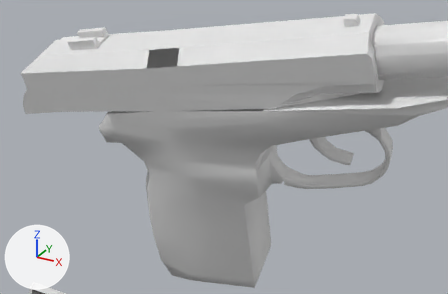
The OBJ model Vertex_Animation_Compiler/Assets/Makarov_Pistol_Reload158.obj: old version first, new version second.
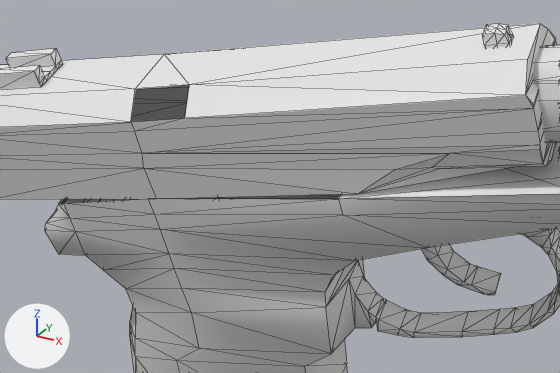
Each version appears first from a camera (50 mm lens) standing at (0.4638, -0.3068, 0.0099) and looking at (0.3663, -0.1295, -0.0787), and next in a close-up on the part from 16% to 86% of the width and 0% to 71% of the height. The lights are fixed; the arrows at lower left show +X, +Y and +Z. The close-ups show mesh edges as thin lines. Where no turn or scale is listed for an object, it has been applied to the vertices.

The first close-up shows 'Rest_of_the_gun_Sphere', 'Top_Slider_Sphere.001'.
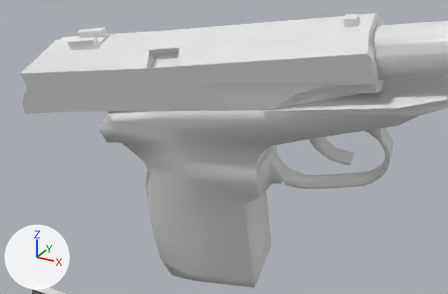
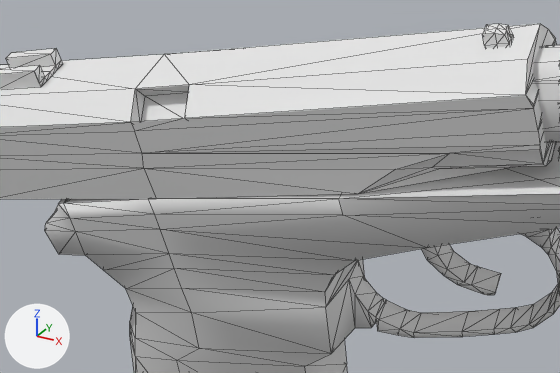
Changed parts and their boxes (x1, y1, x2, y2) in the close-ups (560 x 373 px):
part 1 of me_rest_of_the_gun_sphere, added: after (59, 194, 341, 204)
part 2 of me_top_slider_sphere_001, added: after (131, 85, 189, 122)

What changed in the scene script:
```text
Change me_rest_of_the_gun_sphere:
    where me_rest_of_the_gun_sphere.from_pydata(...)  # 272 vertices, 519 faces; spans x 0.3112..0.4579, y -0.137..-0.0814, z -0.1591..-0.0255
    used by ob_rest_of_the_gun_sphere; location = (0.0, 0.0, 0.0)
    verts and faces of me_rest_of_the_gun_sphere; kept vertices keep their numbers, new ones are numbered from 272
    before: 164 (0.3786, -0.1074, -0.0545), 166 (0.3202, -0.137, -0.0722) at pixel (58, 203), 175 (0.3215, -0.1369, -0.0718) at pixel (63, 203), 178 (0.382, -0.1313, -0.0618) at pixel (338, 198), 179 (0.342, -0.1352, -0.0677) at pixel (148, 198)
    before: 180 (0.3181, -0.113, -0.0646), 181 (0.3385, -0.1113, -0.0604), 183 (0.3168, -0.1131, -0.0649)
    me_rest_of_the_gun_sphere part 1
    add faces += [(164, 181, 179), (175, 179, 181), (166, 175, 183), (164, 179, 178), (175, 181, 180), (175, 180, 183)]
Change me_top_slider_sphere_001:
    used by ob_top_slider_sphere_001; location = (0.0, 0.0, 0.0)
    remove me_top_slider_sphere_001.from_pydata(...)  # 127 vertices, 227 faces; spans x 0.2785..0.4179, y -0.1457..-0.1078, z -0.0779..-0.0286
    add me_top_slider_sphere_001.from_pydata(...)  # 131 vertices, 237 faces; spans x 0.2785..0.4179, y -0.1457..-0.1078, z -0.0779..-0.0286
    me_top_slider_sphere_001 part 2
    4 vertices are added at (0.3539, -0.1362, -0.0505), (0.3424, -0.1374, -0.0525), (0.3527, -0.1325, -0.0451), (0.3411, -0.1336, -0.0471)
    10 new faces join them
```
